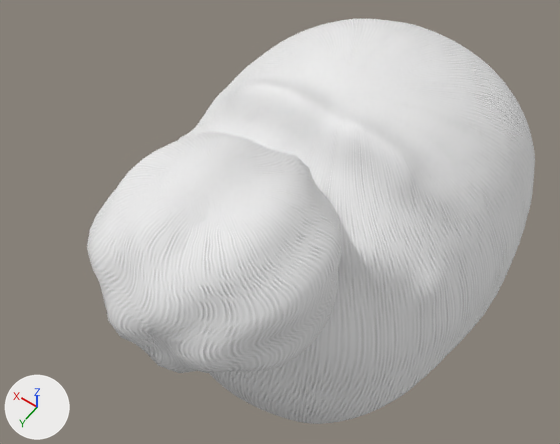
An edit to the glTF model assets/3d/kit/cabelo-coque-f.glb, drawn before and after from the same camera.
Rendered twice from a 50 mm lens placed at (-0.101, -0.295, -5.478), pointed at (0.022, -0.466, -5.748). Every picture has the same lights, and +X, +Y and +Z are marked at lower left. The picture after the commit comes second. Vertices at exactly the same position are counted once.

Objects in the first picture: 'cabelo-coque'.
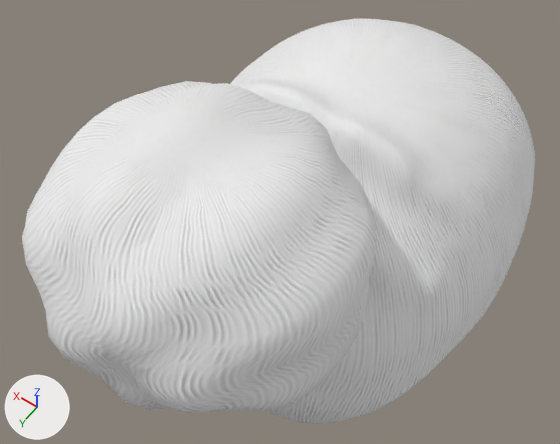
The newer file is also turned or shifted as a whole; pictures and numbers use the older file's frame.

The change, as a list of edits to the scene's bpy script:
```text
Change me_cabelo_coque:
    used by ob_cabelo_coque; location = (0.0, 0.0, 0.0)
    remove me_cabelo_coque.from_pydata(...)  # 6005 vertices, 11814 faces; spans x -0.069..0.098, y -0.607..-0.372, z -5.841..-5.67
    add me_cabelo_coque.from_pydata(...)  # 6005 vertices, 11814 faces; spans x -0.069..0.097, y -0.607..-0.352, z -5.841..-5.645
    me_cabelo_coque part 1: the loose piece of 642 vertices spanning x -0.029..0.065, y -0.465..-0.372, z -5.753..-5.67 is scaled about its middle by (1.32, 1.29, 1.3), then moved by (0.0, 0.007, 0.013)
```

Changed parts and their boxes [x1, y1, x2, y2] in the pictures (560 x 444 px; the box of a moved part takes in the faces that stretch with it):
'cabelo-coque', reshaped (14% wider): before [87, 19, 535, 424]; after [22, 18, 535, 424]
part 1 of me_cabelo_coque, moved or reshaped: before [87, 132, 342, 373]; after [22, 81, 376, 413]
